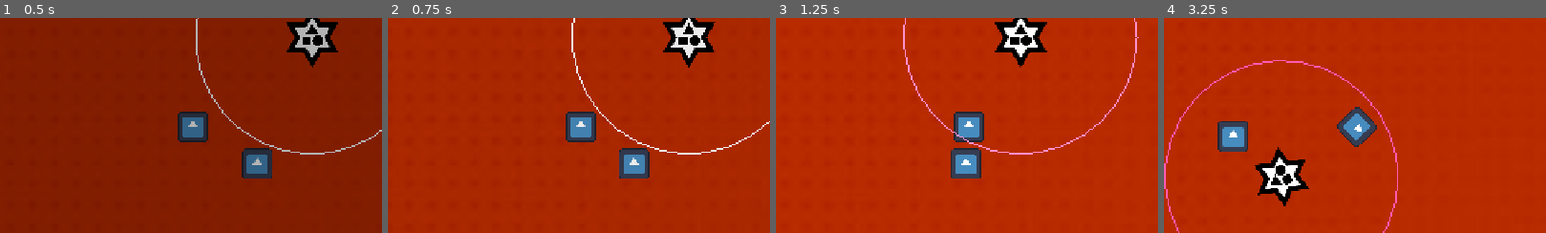
Above: before the commit, frames 1-4 (left to right).
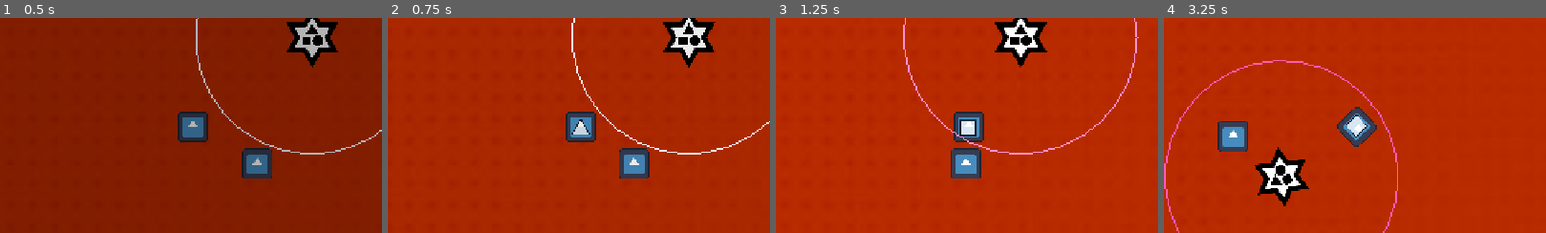
Above: after the commit, the same moments.

Repository: MarkusSecundus/GlobalJam_2026
Game: Godot game, scene res://maps/test_map.tscn
The game is run twice, just before and just after one commit, with the same random seed, the same clock (stepped at 60 frames per second) and the same inputs. The engine's default icon, where the game draws it, is replaced by a stand-in: a white triangle on a blue panel in a dark square.
Inputs:
- Up to frame 1 (0.5 s): no input
- Up to frame 2 (0.75 s): hold D (Right) from 0.53 s (still down); tap 1 (Mask1) at 0.6 s
- Up to frame 3 (1.25 s): keep holding D (Right); tap 2 (Mask2) at 0.8 s
- Up to frame 4 (3.25 s): release D (Right) at 1.28 s; hold S (Down) 1.28-2.03 s; tap 2 (Mask2) at 1.35, 3.05 s; tap 3 (Mask3) at 1.55, 2.1 s; hold D (Right) 2.03-2.78 s; tap 1 (Mask1) at 2.3, 2.85 s; hold W (Up) from 2.78 s (still down)
The pictures show only the part of the screen within x 25-75%, y 25-75%; the shares and areas given below are measured in that part.

Frame 1 is identical in both runs. In frame 2, 0.2% of the frame differs, in the area x 48-53%, y 47-55%; in frame 3, 0.3%, in the area x 48-53%, y 47-56%; in frame 4, 0.3%.

Commit message:
player masks

Diff:
--- a/prefabs/player.tscn
+++ b/prefabs/player.tscn
@@ -2,6 +2,9 @@
 
 [ext_resource type="Script" uid="uid://5qbc2p42wl6n" path="res://scripts/player/player.gd" id="1_4dohe"]
 [ext_resource type="Texture2D" uid="uid://b260c3nadfxfo" path="res://icon.svg" id="2_r66lb"]
+[ext_resource type="Texture2D" uid="uid://crxtiydnmxxng" path="res://textures/temp_tri.png" id="3_r66lb"]
+[ext_resource type="Texture2D" uid="uid://cfjuiuf6v6hjy" path="res://textures/temp_square.png" id="4_ht1c8"]
+[ext_resource type="Texture2D" uid="uid://g14asynakv05" path="res://textures/temp_circle.png" id="5_g2jcq"]
 
 [sub_resource type="Animation" id="Animation_4dohe"]
 length = 0.001
@@ -60,3 +63,26 @@
 [node name="CollisionShape2D" type="CollisionShape2D" parent="." unique_id=760649630]
 position = Vector2(1, 0.5)
 shape = SubResource("RectangleShape2D_pwco0")
+
+[node name="Mask" type="Node2D" parent="." unique_id=758426894]
+
+[node name="Tri" type="Sprite2D" parent="Mask" unique_id=1934606966]
+visible = false
+modulate = Color(1, 1, 1, 0.78431374)
+position = Vector2(-0.99999994, 5.9999995)
+scale = Vector2(0.35937497, 0.35937494)
+texture = ExtResource("3_r66lb")
+
+[node name="Square" type="Sprite2D" parent="Mask" unique_id=145218053]
+visible = false
+modulate = Color(1, 1, 1, 0.78431374)
+position = Vector2(-2, 5)
+scale = Vector2(0.3046875, 0.3046875)
+texture = ExtResource("4_ht1c8")
+
+[node name="Circle" type="Sprite2D" parent="Mask" unique_id=1130710171]
+visible = false
+modulate = Color(1, 1, 1, 0.78431374)
+position = Vector2(0, 6)
+scale = Vector2(0.28125, 0.28124997)
+texture = ExtResource("5_g2jcq")
--- a/scripts/player/player.gd
+++ b/scripts/player/player.gd
@@ -38,7 +38,10 @@
 	else:
 		GameState.player_mask = new_mask
 
-	print("new mask = ", GameState.player_mask)
+	$Mask/Tri.visible    = GameState.player_mask & Game.Mask.TRI
+	$Mask/Square.visible = GameState.player_mask & Game.Mask.SQUARE
+	$Mask/Circle.visible = GameState.player_mask & Game.Mask.CIRCLE
+
 
 func _process(delta: float) -> void:
 	if Input.is_action_just_pressed("Mask1"):
